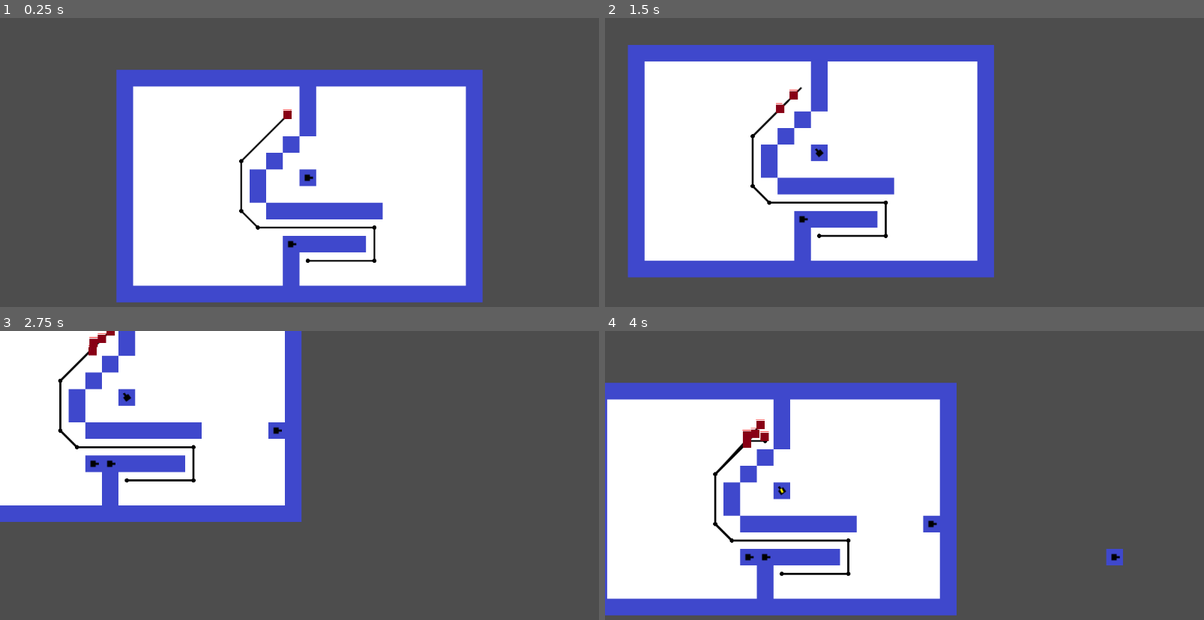
Above: before the commit, frames 1-4 (two rows, left to right).
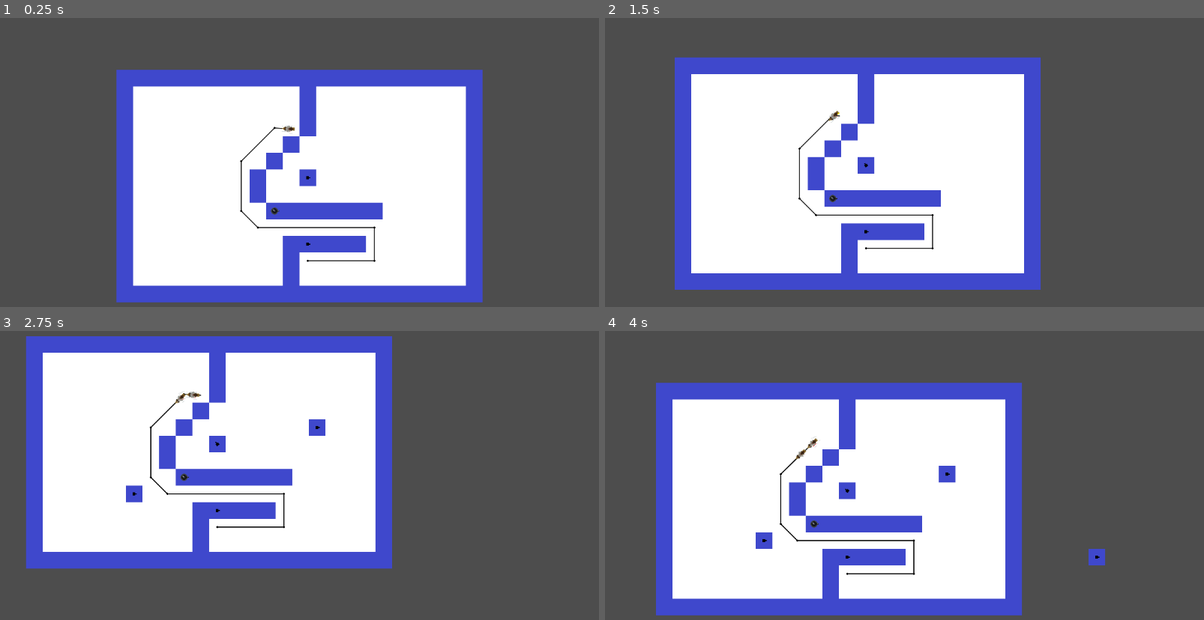
Above: after the commit, the same moments.

Repository: bartsides/TowerDefense
Game: Godot game, scene res://td.tscn
Same seed, same stepped clock (60 frames per second), same inputs: the game is played once before the commit and once after it.
Inputs (mouse positions are in pixels of both pictures, inside the frame that each line leads up to):
- Up to frame 1 (0.25 s): no input
- Up to frame 2 (1.5 s): tap Enter at 0.5 s; move the mouse to (1036, 168) at 0.52 s; hold D (move_right) 0.53-1.28 s; hold 1 (1) 0.53-1.28 s; tap 2 (2) at 0.8, 1.35 s; move the mouse to (784, 202) at 1.27 s; hold S (move_down) from 1.28 s (still down)
- Up to frame 3 (2.75 s): click (179, 515) at 1.55 s; move the mouse to (359, 426) at 2.02 s; release S (move_down) at 2.03 s; press the mouse at (359, 426) at 2.03 s; hold D (move_right) from 2.03 s (still down); tap 1 (1) at 2.3 s
- Up to frame 4 (4 s): move the mouse to (874, 565) at 2.77 s; release D (move_right) at 2.78 s; release the mouse at (874, 565) at 2.78 s; hold W (move_up) 2.78-3.53 s; tap 1 (1) at 2.85 s; tap 2 (2) at 3.05 s; move the mouse to (1084, 550) at 3.52 s; hold A (move_left) from 3.53 s (still down); hold 2 (2) from 3.53 s (still down); click (1084, 550) at 3.8 s

The runs differ from the first frame. In frame 1, 0.7% of the frame differs, in the area x 39-63%, y 31-85%; in frame 2, 32%; in frame 3, 37%, in the area x 0-66%, y 0-83%; in frame 4, 27%.

Commit message:
Cannon animation
Added cannons with animations

Diff:
--- /dev/null
+++ b/Turrets/AnimatedSprite2D.gd
@@ -0,0 +1,8 @@
+extends AnimatedSprite2D
+
+func _ready():
+	connect("animation_looped", _animation_looped)
+
+func _animation_looped():
+	if animation == "attack":
+		play("default")
--- /dev/null
+++ b/Turrets/Projectiles/AnimatedSprite2D.gd
@@ -0,0 +1,8 @@
+extends AnimatedSprite2D
+
+func _ready():
+	connect("animation_looped", _animation_looped)
+
+func _animation_looped():
+	if animation == "death":
+		get_parent().kill()
--- a/bullet.gd
+++ b/Turrets/Projectiles/bullet.gd
@@ -3,20 +3,29 @@
 @export var LIFESPAN = 1.0
 
 var damage = 1.0
+var dying = false
 
 # Called when the node enters the scene tree for the first time.
 func _ready():
 	$LifespanTimer.wait_time = LIFESPAN
+	if $AnimatedSprite2D: $AnimatedSprite2D.play()
 
 func fire():
 	$LifespanTimer.start()
 
-func _kill():
+func die():
+	dying = true
+	$AnimatedSprite2D.play("death")
+	linear_velocity = Vector2i.ZERO
+	collision_layer = 0
+
+func kill():
 	var parent = get_parent()
 	if parent != null: parent.remove_child(self)
 	queue_free()
 
 func _hit(body):
+	if dying: return
 	if body.has_method("is_enemy"):
 		body.take_damage(damage)
-		call_deferred('_kill')
+		die()
--- /dev/null
+++ b/Turrets/Projectiles/bullet.tscn
@@ -0,0 +1,47 @@
+[gd_scene load_steps=6 format=3 uid="uid://16wea2ohr4ub"]
+
+[ext_resource type="Script" path="res://Turrets/Projectiles/bullet.gd" id="1_okufc"]
+[ext_resource type="Texture2D" uid="uid://c8leuwxu3bmju" path="res://assets/bullet.png" id="2_lw7r5"]
+[ext_resource type="Script" path="res://Turrets/Projectiles/AnimatedSprite2D.gd" id="3_2ohus"]
+
+[sub_resource type="RectangleShape2D" id="RectangleShape2D_q3eu8"]
+size = Vector2(5, 3)
+
+[sub_resource type="SpriteFrames" id="SpriteFrames_e3omw"]
+animations = [{
+"frames": [{
+"duration": 1.0,
+"texture": ExtResource("2_lw7r5")
+}],
+"loop": true,
+"name": &"death",
+"speed": 5.0
+}, {
+"frames": [{
+"duration": 1.0,
+"texture": ExtResource("2_lw7r5")
+}],
+"loop": false,
+"name": &"default",
+"speed": 5.0
+}]
+
+[node name="Bullet" type="RigidBody2D"]
+mass = 0.01
+continuous_cd = 1
+max_contacts_reported = 5
+contact_monitor = true
+script = ExtResource("1_okufc")
+
+[node name="CollisionShape2D" type="CollisionShape2D" parent="."]
+rotation = -3.14159
+shape = SubResource("RectangleShape2D_q3eu8")
+
+[node name="LifespanTimer" type="Timer" parent="."]
+
+[node name="AnimatedSprite2D" type="AnimatedSprite2D" parent="."]
+sprite_frames = SubResource("SpriteFrames_e3omw")
+script = ExtResource("3_2ohus")
+
+[connection signal="body_entered" from="." to="." method="_hit"]
+[connection signal="timeout" from="LifespanTimer" to="." method="_kill"]
--- /dev/null
+++ b/Turrets/Projectiles/cannonball.tscn
@@ -0,0 +1,88 @@
+[gd_scene load_steps=14 format=3 uid="uid://xveup30ye4hh"]
+
+[ext_resource type="PackedScene" uid="uid://16wea2ohr4ub" path="res://Turrets/Projectiles/bullet.tscn" id="1_pesd5"]
+[ext_resource type="Texture2D" uid="uid://bwqxhvf83vnfc" path="res://assets/Cannonball.png" id="2_4fn7s"]
+[ext_resource type="Texture2D" uid="uid://b8b013vaughod" path="res://assets/Explosion.png" id="2_kmiyj"]
+
+[sub_resource type="AtlasTexture" id="AtlasTexture_1a4jm"]
+atlas = ExtResource("2_kmiyj")
+region = Rect2(0, 0, 32, 32)
+
+[sub_resource type="AtlasTexture" id="AtlasTexture_33yh6"]
+atlas = ExtResource("2_kmiyj")
+region = Rect2(32, 0, 32, 32)
+
+[sub_resource type="AtlasTexture" id="AtlasTexture_41kyk"]
+atlas = ExtResource("2_kmiyj")
+region = Rect2(64, 0, 32, 32)
+
+[sub_resource type="AtlasTexture" id="AtlasTexture_uh1pp"]
+atlas = ExtResource("2_kmiyj")
+region = Rect2(96, 0, 32, 32)
+
+[sub_resource type="AtlasTexture" id="AtlasTexture_13d2f"]
+atlas = ExtResource("2_kmiyj")
+region = Rect2(128, 0, 32, 32)
+
+[sub_resource type="AtlasTexture" id="AtlasTexture_w57h5"]
+atlas = ExtResource("2_4fn7s")
+region = Rect2(0, 0, 32, 32)
+
+[sub_resource type="AtlasTexture" id="AtlasTexture_yfohi"]
+atlas = ExtResource("2_4fn7s")
+region = Rect2(32, 0, 32, 32)
+
+[sub_resource type="AtlasTexture" id="AtlasTexture_asuho"]
+atlas = ExtResource("2_4fn7s")
+region = Rect2(64, 0, 32, 32)
+
+[sub_resource type="AtlasTexture" id="AtlasTexture_j6fti"]
+atlas = ExtResource("2_4fn7s")
+region = Rect2(96, 0, 32, 32)
+
+[sub_resource type="SpriteFrames" id="SpriteFrames_atflx"]
+animations = [{
+"frames": [{
+"duration": 1.0,
+"texture": SubResource("AtlasTexture_1a4jm")
+}, {
+"duration": 1.0,
+"texture": SubResource("AtlasTexture_33yh6")
+}, {
+"duration": 1.0,
+"texture": SubResource("AtlasTexture_41kyk")
+}, {
+"duration": 1.0,
+"texture": SubResource("AtlasTexture_uh1pp")
+}, {
+"duration": 1.0,
+"texture": SubResource("AtlasTexture_13d2f")
+}],
+"loop": true,
+"name": &"death",
+"speed": 20.0
+}, {
+"frames": [{
+"duration": 1.0,
+"texture": SubResource("AtlasTexture_w57h5")
+}, {
+"duration": 1.0,
+"texture": SubResource("AtlasTexture_yfohi")
+}, {
+"duration": 1.0,
+"texture": SubResource("AtlasTexture_asuho")
+}, {
+"duration": 1.0,
+"texture": SubResource("AtlasTexture_j6fti")
+}],
+"loop": true,
+"name": &"default",
+"speed": 5.0
+}]
+
+[node name="Bullet" instance=ExtResource("1_pesd5")]
+
+[node name="AnimatedSprite2D" parent="." index="2"]
+scale = Vector2(0.5, 0.5)
+sprite_frames = SubResource("SpriteFrames_atflx")
+animation = &"default"
--- /dev/null
+++ b/Turrets/cannon.gd
@@ -0,0 +1,4 @@
+extends Turret
+
+func _ready():
+	bullet_scene = load("res://Turrets/Projectiles/cannonball.tscn")
--- /dev/null
+++ b/Turrets/cannon.tres
@@ -0,0 +1,44 @@
+[gd_resource type="SpriteFrames" load_steps=6 format=3 uid="uid://cx75m6s1w6e1c"]
+
+[ext_resource type="Texture2D" uid="uid://chpea5i20id5" path="res://assets/Cannon1.png" id="1_2jcyk"]
+
+[sub_resource type="AtlasTexture" id="AtlasTexture_gw43n"]
+atlas = ExtResource("1_2jcyk")
+region = Rect2(64, 0, 32, 32)
+
+[sub_resource type="AtlasTexture" id="AtlasTexture_ygvmu"]
+atlas = ExtResource("1_2jcyk")
+region = Rect2(96, 0, 32, 32)
+
+[sub_resource type="AtlasTexture" id="AtlasTexture_be027"]
+atlas = ExtResource("1_2jcyk")
+region = Rect2(0, 0, 32, 32)
+
+[sub_resource type="AtlasTexture" id="AtlasTexture_wrdnx"]
+atlas = ExtResource("1_2jcyk")
+region = Rect2(32, 0, 32, 32)
+
+[resource]
+animations = [{
+"frames": [{
+"duration": 1.0,
+"texture": SubResource("AtlasTexture_gw43n")
+}, {
+"duration": 1.0,
+"texture": SubResource("AtlasTexture_ygvmu")
+}],
+"loop": true,
+"name": &"attack",
+"speed": 5.0
+}, {
+"frames": [{
+"duration": 1.0,
+"texture": SubResource("AtlasTexture_be027")
+}, {
+"duration": 1.0,
+"texture": SubResource("AtlasTexture_wrdnx")
+}],
+"loop": false,
+"name": &"default",
+"speed": 5.0
+}]
--- /dev/null
+++ b/Turrets/cannon.tscn
@@ -0,0 +1,17 @@
+[gd_scene load_steps=4 format=3 uid="uid://cjgq3fwrv3h4k"]
+
+[ext_resource type="PackedScene" uid="uid://dv1qs465qpw2i" path="res://Turrets/turret.tscn" id="1_mghsx"]
+[ext_resource type="Script" path="res://Turrets/cannon.gd" id="2_dgf3g"]
+[ext_resource type="SpriteFrames" uid="uid://cx75m6s1w6e1c" path="res://Turrets/cannon.tres" id="3_ld5m8"]
+
+[node name="Turret" instance=ExtResource("1_mghsx")]
+script = ExtResource("2_dgf3g")
+DAMAGE = 7.0
+BULLET_SPEED = 100.0
+
+[node name="AttackTimer" parent="." index="1"]
+wait_time = 3.0
+
+[node name="AnimatedSprite2D" parent="." index="3"]
+sprite_frames = ExtResource("3_ld5m8")
+animation = &"default"
--- a/turret.gd
+++ b/Turrets/turret.gd
@@ -3,20 +3,24 @@
 class_name Turret
 
 @export var AIM_STYLE = AIM_STYLES.FIRST
-@export var ATTACK_RANGE = 60
+@export var ATTACK_RANGE = 120
 @export var ATTACK_TIME = 1.0
 @export var DAMAGE = 3.0
-@export var BULLET_SPEED = 100.0
+@export var BULLET_SPEED = 200.0
 
-var bullet_scene = preload("res://bullet.tscn")
+var bullet_scene = preload("res://Turrets/Projectiles/bullet.tscn")
 var target_enemy : Enemy = null
 var coords
+var sprite : AnimatedSprite2D
 
 enum AIM_STYLES { FIRST, LAST, CLOSEST, FURTHEST, STRONGEST, WEAKEST, FOCUS_FIRST, FOCUS_LAST }
 
+func _ready():
+	sprite = $AnimatedSprite2D
+
 func _process(_delta):
 	if target_enemy != null:
-		$Sprite2D.look_at(target_enemy.position)
+		look_at(target_enemy.position)
 
 func _target_enemy():
 	var enemies = get_node("/root/TD/Enemies").get_children()
@@ -26,7 +30,7 @@
 	var selected_enemy : Enemy = null
 	for enemy in enemies:
 		var dist = enemy.position.distance_to(position)
-		if dist > ATTACK_RANGE:
+		if dist == null || dist > ATTACK_RANGE:
 			continue
 
 		if selected_enemy == null:
@@ -78,3 +82,4 @@
 	bullet.apply_central_force(direction * BULLET_SPEED)
 	$Bullets.add_child(bullet)
 	bullet.fire()
+	$AnimatedSprite2D.play("attack")
--- /dev/null
+++ b/Turrets/turret.tscn
@@ -0,0 +1,43 @@
+[gd_scene load_steps=5 format=3 uid="uid://dv1qs465qpw2i"]
+
+[ext_resource type="Script" path="res://Turrets/turret.gd" id="1_1bkf4"]
+[ext_resource type="Texture2D" uid="uid://cfwxxcc55ap66" path="res://assets/turret.png" id="2_846nd"]
+[ext_resource type="Script" path="res://Turrets/AnimatedSprite2D.gd" id="3_x3btf"]
+
+[sub_resource type="SpriteFrames" id="SpriteFrames_kld0v"]
+animations = [{
+"frames": [{
+"duration": 1.0,
+"texture": ExtResource("2_846nd")
+}],
+"loop": true,
+"name": &"attack",
+"speed": 5.0
+}, {
+"frames": [{
+"duration": 1.0,
+"texture": ExtResource("2_846nd")
+}],
+"loop": true,
+"name": &"default",
+"speed": 5.0
+}]
+
+[node name="Turret" type="Node2D"]
+script = ExtResource("1_1bkf4")
+
+[node name="TargetEnemyTimer" type="Timer" parent="."]
+autostart = true
+
+[node name="AttackTimer" type="Timer" parent="."]
+autostart = true
+
+[node name="Bullets" type="Node2D" parent="."]
+
+[node name="AnimatedSprite2D" type="AnimatedSprite2D" parent="."]
+sprite_frames = SubResource("SpriteFrames_kld0v")
+animation = &"attack"
+script = ExtResource("3_x3btf")
+
+[connection signal="timeout" from="TargetEnemyTimer" to="." method="_target_enemy"]
+[connection signal="timeout" from="AttackTimer" to="." method="_attack"]
--- a/bullet.tscn
+++ /dev/null
@@ -1,26 +0,0 @@
-[gd_scene load_steps=4 format=3 uid="uid://16wea2ohr4ub"]
-
-[ext_resource type="Texture2D" uid="uid://c8leuwxu3bmju" path="res://assets/bullet.png" id="1_ijha6"]
-[ext_resource type="Script" path="res://bullet.gd" id="1_lxdmn"]
-
-[sub_resource type="RectangleShape2D" id="RectangleShape2D_q3eu8"]
-size = Vector2(5, 3)
-
-[node name="Bullet" type="RigidBody2D"]
-mass = 0.01
-continuous_cd = 1
-max_contacts_reported = 5
-contact_monitor = true
-script = ExtResource("1_lxdmn")
-
-[node name="Sprite2D" type="Sprite2D" parent="."]
-texture = ExtResource("1_ijha6")
-
-[node name="CollisionShape2D" type="CollisionShape2D" parent="."]
-rotation = -3.14159
-shape = SubResource("RectangleShape2D_q3eu8")
-
-[node name="LifespanTimer" type="Timer" parent="."]
-
-[connection signal="body_entered" from="." to="." method="_hit"]
-[connection signal="timeout" from="LifespanTimer" to="." method="_kill"]
--- a/enemy.gd
+++ b/enemy.gd
@@ -21,6 +21,7 @@
 func is_enemy(): pass
 
 func _ready():
+	$AnimatedSprite2D.play()
 	td = get_node("/root/TD")
 	map = td.get_node("TileMap") as TileMap
 	half_cell_size = td.cell_size / 2
@@ -59,6 +60,7 @@
 		if path.size() <= 0:
 			return
 		point = path[0]
+	look_at(point)
 	var dir = position.direction_to(point)
 	var vel = dir * SPEED * delta
 	move_and_collide(vel)
--- a/enemy.tscn
+++ b/enemy.tscn
@@ -1,10 +1,46 @@
-[gd_scene load_steps=4 format=3 uid="uid://lfp4ldguca3u"]
+[gd_scene load_steps=9 format=3 uid="uid://lfp4ldguca3u"]
 
 [ext_resource type="Script" path="res://enemy.gd" id="1_evcp5"]
-[ext_resource type="Texture2D" uid="uid://de004lif5mktr" path="res://assets/red.png" id="1_q5ksq"]
+[ext_resource type="Texture2D" uid="uid://cjl2w1oix2g6m" path="res://assets/Shipsheet.png" id="2_lmqaa"]
 
 [sub_resource type="RectangleShape2D" id="RectangleShape2D_gtovr"]
 size = Vector2(8, 8)
+
+[sub_resource type="AtlasTexture" id="AtlasTexture_01gfo"]
+atlas = ExtResource("2_lmqaa")
+region = Rect2(0, 0, 32, 32)
+
+[sub_resource type="AtlasTexture" id="AtlasTexture_lbu31"]
+atlas = ExtResource("2_lmqaa")
+region = Rect2(32, 0, 32, 32)
+
+[sub_resource type="AtlasTexture" id="AtlasTexture_eym87"]
+atlas = ExtResource("2_lmqaa")
+region = Rect2(64, 0, 32, 32)
+
+[sub_resource type="AtlasTexture" id="AtlasTexture_pvns6"]
+atlas = ExtResource("2_lmqaa")
+region = Rect2(96, 0, 32, 32)
+
+[sub_resource type="SpriteFrames" id="SpriteFrames_es73f"]
+animations = [{
+"frames": [{
+"duration": 1.0,
+"texture": SubResource("AtlasTexture_01gfo")
+}, {
+"duration": 1.0,
+"texture": SubResource("AtlasTexture_lbu31")
+}, {
+"duration": 1.0,
+"texture": SubResource("AtlasTexture_eym87")
+}, {
+"duration": 1.0,
+"texture": SubResource("AtlasTexture_pvns6")
+}],
+"loop": true,
+"name": &"default",
+"speed": 4.0
+}]
 
 [node name="Enemy" type="CharacterBody2D"]
 motion_mode = 1
@@ -13,5 +49,6 @@
 [node name="CollisionShape2D" type="CollisionShape2D" parent="."]
 shape = SubResource("RectangleShape2D_gtovr")
 
-[node name="Sprite2D" type="Sprite2D" parent="."]
-texture = ExtResource("1_q5ksq")
+[node name="AnimatedSprite2D" type="AnimatedSprite2D" parent="."]
+rotation = -1.5708
+sprite_frames = SubResource("SpriteFrames_es73f")
--- /dev/null
+++ b/health_bar.tscn
@@ -0,0 +1,24 @@
+[gd_scene load_steps=2 format=3 uid="uid://rnjb41wqawy7"]
+
+[sub_resource type="Theme" id="Theme_7phcr"]
+
+[node name="HealthBar" type="Control"]
+layout_mode = 3
+anchors_preset = 0
+
+[node name="ProgressBar" type="ProgressBar" parent="."]
+layout_mode = 1
+anchors_preset = 8
+anchor_left = 0.5
+anchor_top = 0.5
+anchor_right = 0.5
+anchor_bottom = 0.5
+offset_left = -4.0
+offset_top = -2.0
+offset_right = 4.0
+offset_bottom = 2.0
+grow_horizontal = 2
+grow_vertical = 2
+theme = SubResource("Theme_7phcr")
+value = 50.0
+show_percentage = false
--- a/project.godot
+++ b/project.godot
@@ -12,15 +12,16 @@
 
 config/name="TowerDefense"
 run/main_scene="res://td.tscn"
-config/features=PackedStringArray("4.1", "Mobile")
+config/features=PackedStringArray("4.2", "Mobile")
 config/icon="res://icon.svg"
+
+[display]
+
+window/vsync/vsync_mode=2
 
 [dotnet]
 
 project/assembly_name="TowerDefense"
-[display]
-
-window/vsync/vsync_mode=2
 
 [input]
 
@@ -114,7 +115,3 @@
 
 2d/default_gravity=0.0
 2d/default_gravity_vector=Vector2(0, 0)
-
-[rendering]
-
-renderer/rendering_method="gl_compatibility"
--- a/td.gd
+++ b/td.gd
@@ -16,12 +16,13 @@
 var astar_grid = AStarGrid2D.new()
 var map : TileMap
 
-enum MOUSE_MODE { WALL, TURRET }
+enum MOUSE_MODE { WALL, TURRET, CANNON }
 enum TILEMAP_LAYERS { MAZE }
 enum TILEMAP_SOURCES { FLOOR, WALL }
 
+var cannonScene = preload("res://Turrets/cannon.tscn")
 var enemyScene = preload("res://enemy.tscn")
-var turretScene = preload("res://turret.tscn")
+var turretScene = preload("res://Turrets/turret.tscn")
 
 # Called when the node enters the scene tree for the first time.
 func _ready():
@@ -34,7 +35,18 @@
 	astar_grid.diagonal_mode = AStarGrid2D.DIAGONAL_MODE_ONLY_IF_NO_OBSTACLES
 	astar_grid.update()
 
+	add_debug_turrets()
 	start_round()
+
+func add_debug_turrets():
+	var prev_mouse_mode = mouse_mode
+	mouse_mode = MOUSE_MODE.TURRET
+	for coords in [Vector2(0, -1), Vector2(0, 3)]:
+		handle_click(coords)
+	mouse_mode = MOUSE_MODE.CANNON
+	for coords in [Vector2(-2, 1)]:
+		handle_click(coords)
+	mouse_mode = prev_mouse_mode
 
 func _process(_delta):
 	if lives <= 0:
@@ -81,30 +93,37 @@
 func _input(event):
 	if event.is_action_pressed("mouse_click"):
 		var coords = map.local_to_map(map.to_local(get_global_mouse_position()))
-
-		if mouse_mode == MOUSE_MODE.WALL:
-			var tile_source = map.get_cell_source_id(TILEMAP_LAYERS.MAZE, coords)
-			var new_val = 1
-			if tile_source == 1:
-				new_val = 0
-			map.set_cell(TILEMAP_LAYERS.MAZE, coords, new_val, Vector2i(0,0))
-			update_nav()
-
-		if mouse_mode == MOUSE_MODE.TURRET:
-			# set base tilemap layer as a wall
-			map.set_cell(TILEMAP_LAYERS.MAZE, coords, TILEMAP_SOURCES.WALL, Vector2i.ZERO)
-			var t = turretScene.instantiate()
-			t.coords = coords
-			t.position = map.map_to_local(coords)
-			$Turrets.add_child(t)
-			update_nav()
-			# TODO: ensure turret doesn't already exist
+		handle_click(coords)
 
 	if event.is_action_pressed("1"):
 		mouse_mode = MOUSE_MODE.WALL
 
 	if event.is_action_pressed("2"):
 		mouse_mode = MOUSE_MODE.TURRET
+
+func handle_click(coords : Vector2):
+	if mouse_mode == MOUSE_MODE.WALL:
+		var tile_source = map.get_cell_source_id(TILEMAP_LAYERS.MAZE, coords)
+		var new_val = 1
+		if tile_source == 1:
+			new_val = 0
+		map.set_cell(TILEMAP_LAYERS.MAZE, coords, new_val, Vector2i(0,0))
+		update_nav()
+
+	if mouse_mode == MOUSE_MODE.TURRET || mouse_mode == MOUSE_MODE.CANNON:
+		# TODO: Ensure turret placement is valid
+
+		# set base tilemap layer as a wall
+		map.set_cell(TILEMAP_LAYERS.MAZE, coords, TILEMAP_SOURCES.WALL, Vector2i.ZERO)
+		var t : Turret
+		if mouse_mode == MOUSE_MODE.TURRET:
+			t = turretScene.instantiate()
+		elif mouse_mode == MOUSE_MODE.CANNON:
+			t = cannonScene.instantiate()
+		t.coords = coords
+		t.position = map.map_to_local(coords)
+		$Turrets.add_child(t)
+		update_nav()
 
 func game_over():
 	$Timers/SpawnTimer.stop()
--- a/td.tscn
+++ b/td.tscn
@@ -1,27 +1,31 @@
-[gd_scene load_steps=11 format=3 uid="uid://bletemi2mekhr"]
+[gd_scene load_steps=10 format=3 uid="uid://bletemi2mekhr"]
 
 [ext_resource type="Texture2D" uid="uid://mfaw4goq8rsg" path="res://assets/grey.png" id="1_507cb"]
 [ext_resource type="Script" path="res://td.gd" id="1_nle1t"]
 [ext_resource type="Texture2D" uid="uid://c2bihybgn18hx" path="res://assets/indigo.png" id="2_n43rg"]
 [ext_resource type="Script" path="res://Camera2D.gd" id="4_ldriw"]
-[ext_resource type="PackedScene" path="res://turret.tscn" id="5_0m2nu"]
 [ext_resource type="PackedScene" uid="uid://cnat1ck7efpht" path="res://ui_control.tscn" id="6_jay2i"]
 
 [sub_resource type="NavigationPolygon" id="NavigationPolygon_3i534"]
 vertices = PackedVector2Array(8, 8, -8, 8, -8, -8, 8, -8)
 polygons = Array[PackedInt32Array]([PackedInt32Array(0, 1, 2, 3)])
 outlines = Array[PackedVector2Array]([PackedVector2Array(-8, -8, -8, 8, 8, 8, 8, -8)])
+source_geometry_group_name = &"navigation_polygon_source_group"
+agent_radius = 0.0
 
 [sub_resource type="TileSetAtlasSource" id="TileSetAtlasSource_uyxq1"]
 texture = ExtResource("1_507cb")
+texture_region_size = Vector2i(32, 32)
 0:0/0 = 0
 0:0/0/navigation_layer_0/polygon = SubResource("NavigationPolygon_3i534")
 
 [sub_resource type="TileSetAtlasSource" id="TileSetAtlasSource_fwdrd"]
 texture = ExtResource("2_n43rg")
+texture_region_size = Vector2i(32, 32)
 0:0/0 = 0
 
 [sub_resource type="TileSet" id="TileSet_4ue8t"]
+tile_size = Vector2i(32, 32)
 navigation_layer_0/layers = 1
 sources/0 = SubResource("TileSetAtlasSource_uyxq1")
 sources/1 = SubResource("TileSetAtlasSource_fwdrd")
@@ -36,13 +40,12 @@
 layer_0/tile_data = PackedInt32Array(-393214, 0, 0, -327674, 0, 0, -327675, 0, 0, -262139, 0, 0, -262140, 0, 0, -262141 …(4232 unchanged characters)…
 
 [node name="Start" type="Marker2D" parent="."]
-position = Vector2(-8, -72)
+position = Vector2(-15, -110)
 
 [node name="End" type="Marker2D" parent="."]
-position = Vector2(8, 72)
+position = Vector2(15, 142)
 
 [node name="Camera2D" type="Camera2D" parent="."]
-zoom = Vector2(2, 2)
 script = ExtResource("4_ldriw")
 
 [node name="Enemies" type="Node2D" parent="."]
@@ -50,17 +53,11 @@
 [node name="Timers" type="Node2D" parent="."]
 
 [node name="SpawnTimer" type="Timer" parent="Timers"]
-wait_time = 0.9
+wait_time = 2.0
 
 [node name="DrawPathsTimer" type="Timer" parent="Timers"]
 
 [node name="Turrets" type="Node2D" parent="."]
-
-[node name="Turret" parent="Turrets" instance=ExtResource("5_0m2nu")]
-position = Vector2(8, -8)
-
-[node name="Turret2" parent="Turrets" instance=ExtResource("5_0m2nu")]
-position = Vector2(-8, 56)
 
 [node name="UIControl" parent="." instance=ExtResource("6_jay2i")]
 visible = false
--- a/turret.tscn
+++ /dev/null
@@ -1,21 +0,0 @@
-[gd_scene load_steps=3 format=3 uid="uid://b48qqnlexk22n"]
-
-[ext_resource type="Texture2D" uid="uid://cfwxxcc55ap66" path="res://assets/turret.png" id="1_l7t6t"]
-[ext_resource type="Script" path="res://turret.gd" id="1_lv4ic"]
-
-[node name="Turret" type="Node2D"]
-script = ExtResource("1_lv4ic")
-
-[node name="Sprite2D" type="Sprite2D" parent="."]
-texture = ExtResource("1_l7t6t")
-
-[node name="TargetEnemyTimer" type="Timer" parent="."]
-autostart = true
-
-[node name="AttackTimer" type="Timer" parent="."]
-autostart = true
-
-[node name="Bullets" type="Node2D" parent="."]
-
-[connection signal="timeout" from="TargetEnemyTimer" to="." method="_target_enemy"]
-[connection signal="timeout" from="AttackTimer" to="." method="_attack"]
Not shown, added: assets/Cannon1.png.import
Not shown, added: assets/Cannonball.png.import
Not shown, added: assets/Explosion.png.import
Not shown, added: assets/Shipsheet.png.import
Not shown, added: assets/Water.png.import
Binary file changed: assets/grey.png
Binary file changed: assets/indigo.png
